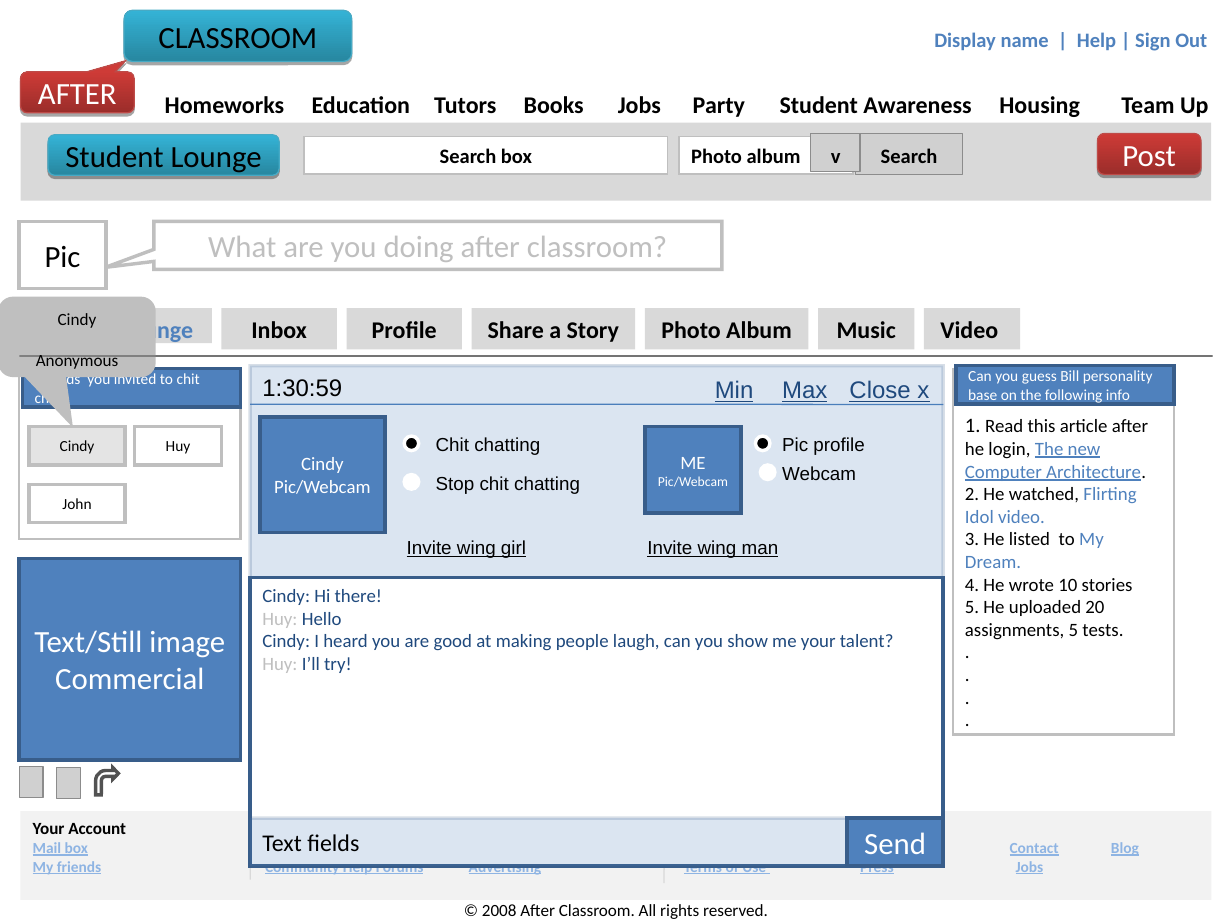
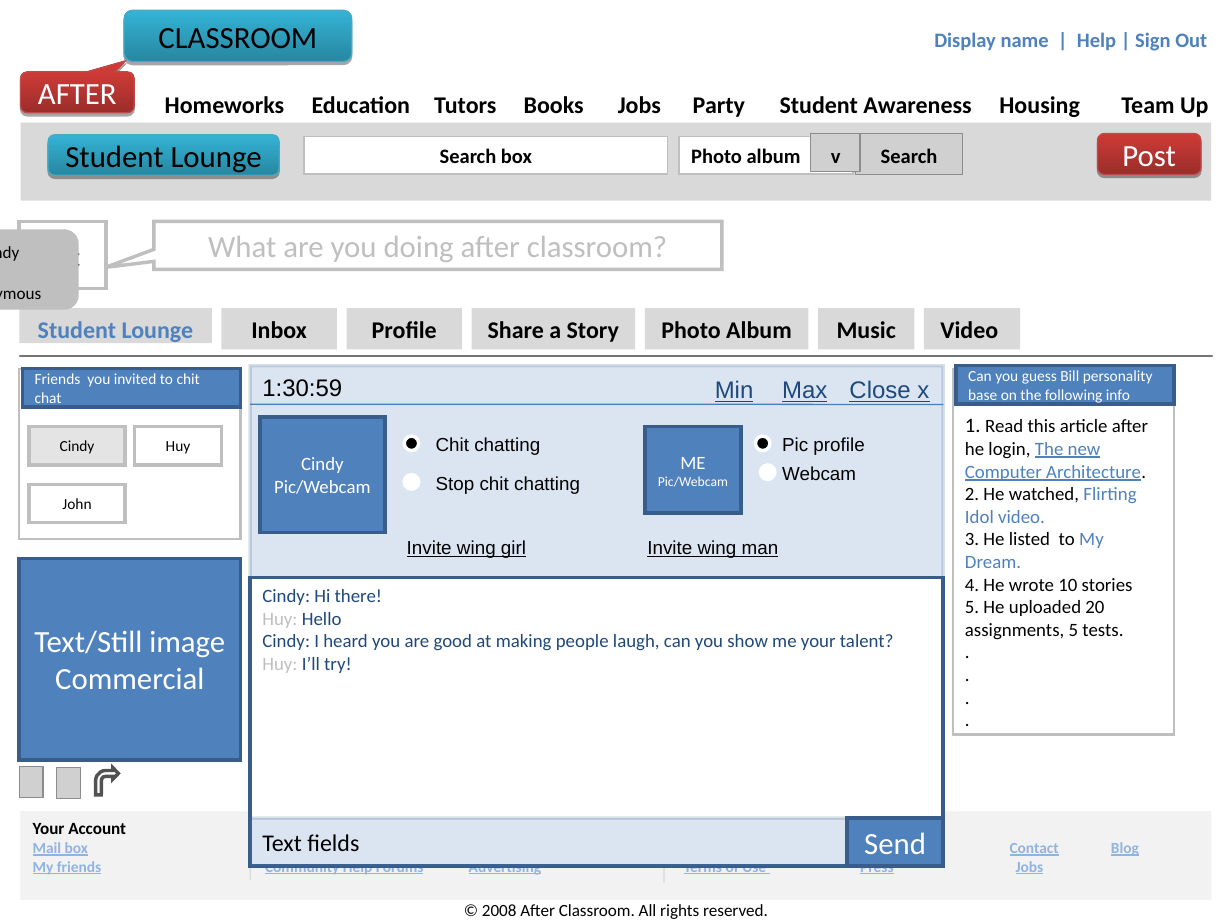
Before and after one commit to afterclassroom/afterclassroom, a slide deck: slide 4 of doc/Student Lounge.ppt. Drawn at 1232x924 pixels with LibreOffice and Linux fonts; fonts in the diff are those of the drawing; grey boxes stand for pictures. Boxes give left, top, right and bottom in pixels: in the first picture for what was removed or moved away, otherwise in the second. Text is boxed around its words. In the diff, an @@ line names an element or a change of style, - is before the commit and + after.

```diff
--- a/doc/Student Lounge.ppt
+++ b/doc/Student Lounge.ppt
@@ rounded speech box "Cindy": place and size @@
-rounded speech box "Cindy" at [0, 298, 154, 375]
+rounded speech box "Cindy" at [0, 232, 76, 308]
```
Also in this commit, not shown: 9 other files.
